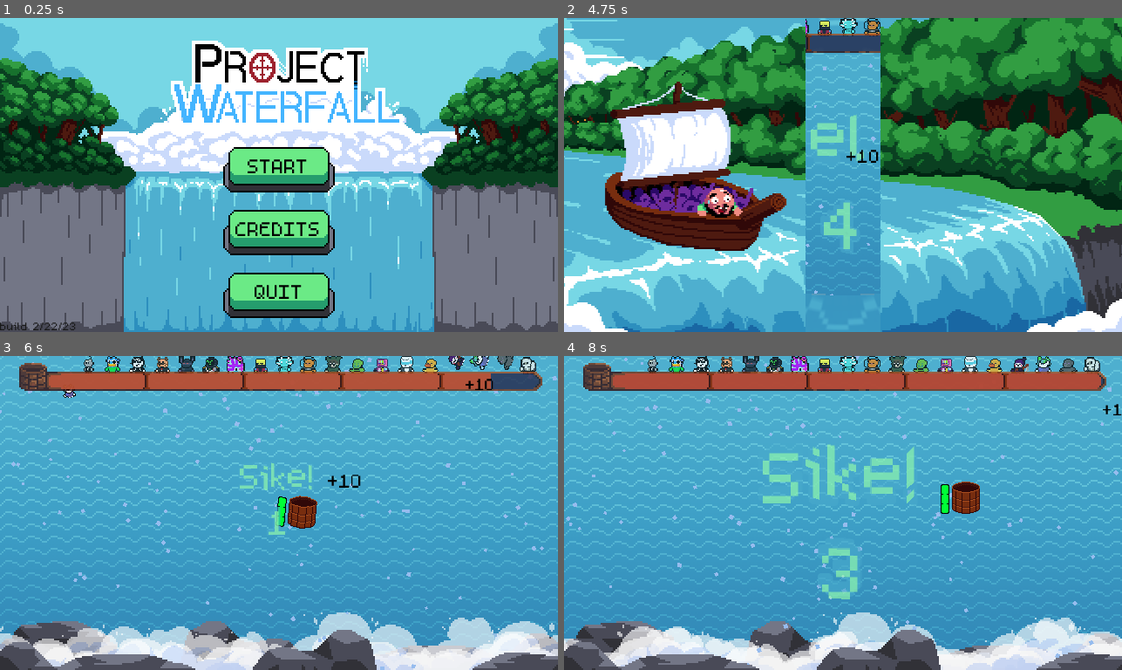
Above: before the commit, frames 1-4 (two rows, left to right).
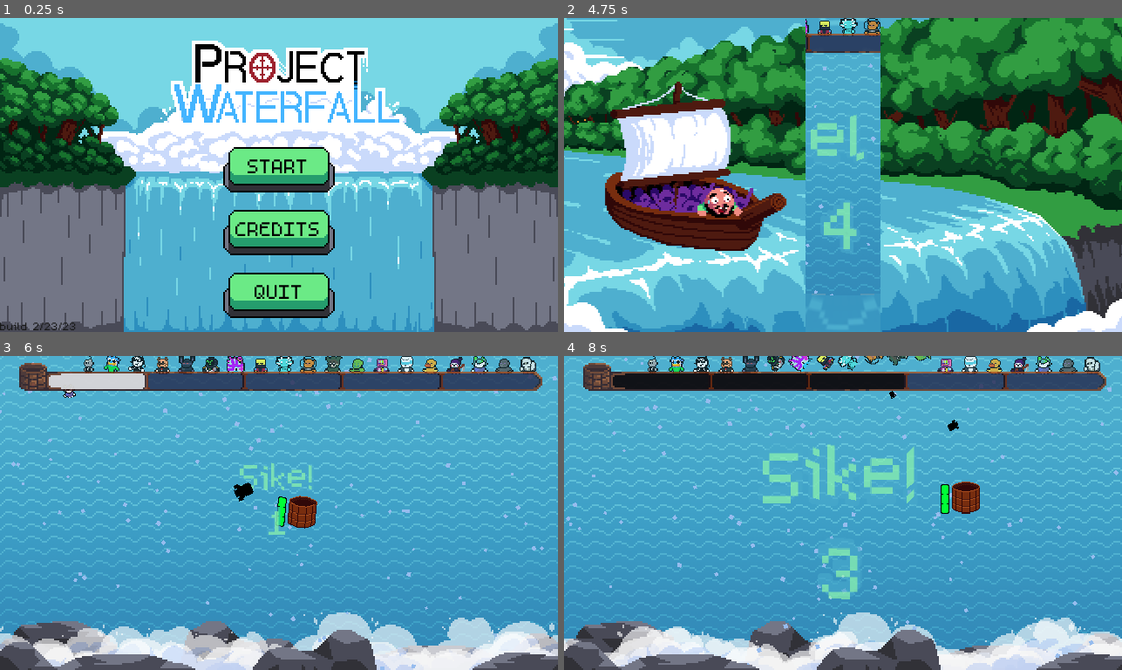
Above: after the commit, the same moments.

Repository: DissonantVoid/Project-Waterfall
Game: Godot game, scene res://scenes/game/menu.tscn
Same seed, same stepped clock (60 frames per second), same inputs: the game is played once before the commit and once after it. Sound files missing from this copy of the repository are replaced by a short silence.
Inputs (mouse positions are in pixels of both pictures, inside the frame that each line leads up to):
- Up to frame 1 (0.25 s): no input
- Up to frame 2 (4.75 s): click "START" at 0.5 s; tap Enter at 1.25 s; move the mouse to (965, 159) at 1.27 s; tap 1 at 1.35 s; tap Space at 1.52, 2.27, 3.77, 4.52 s; move the mouse to (731, 190) at 2.02 s; hold Escape (back) 2.03-2.78 s; tap 2 at 2.1 s; move the mouse to (898, 105) at 2.77 s; tap 3 at 2.85 s; move the mouse to (815, 237) at 3.52 s; tap 4 at 3.6 s; move the mouse to (1010, 222) at 4.27 s; hold Escape (back) from 4.28 s (still down); tap 5 at 4.35 s
- Up to frame 3 (6 s): keep holding Escape (back); move the mouse to (111, 465) at 5.02 s; tap 1 at 5.1 s; tap Space at 5.27 s; move the mouse to (306, 513) at 5.77 s; tap 2 at 5.85 s
- Up to frame 4 (8 s): move the mouse to (759, 434) at 6.52 s; release Escape (back) at 6.53 s; tap 3 at 6.6 s; tap Space at 6.77, 7.52 s; move the mouse to (965, 497) at 7.27 s; tap 4 at 7.35 s

The runs differ from the first frame. In frame 1, less than 0.1% of the frame differs, in the area x 9-11%, y 98-100%; in frame 2, less than 0.1%; in frame 3, 4.8%; in frame 4, 5.4%, in the area x 8-100%, y 0-50%.

Commit message:
various tweaks and bug fixes, more particles and more art
credits AddinSachen#6946  LavraSource#8007

Diff:
--- a/resources/godot/bad_vision_shader.tres
+++ b/resources/godot/bad_vision_shader.tres
@@ -7,9 +7,9 @@
 
 void fragment()
 {
-	vec4 noise_sample_1 = texture(noise_tex, UV + TIME*0.06);
+	vec4 noise_sample_1 = texture(noise_tex, UV + TIME*0.08);
 	vec4 noise_sample_2 = texture(noise_tex, UV - TIME*0.04);
-	vec2 final_uv = SCREEN_UV + vec2(noise_sample_2.r*0.1, 0) - + vec2(noise_sample_1.r*0.1, 0);
+	vec2 final_uv = SCREEN_UV + vec2(noise_sample_2.r*0.08, 0) - + vec2(noise_sample_1.r*0.08, 0);
 	COLOR = texture(SCREEN_TEXTURE, final_uv);
 }"
 
--- /dev/null
+++ b/resources/godot/generic_scaledown_curve.tres
@@ -0,0 +1,7 @@
+[gd_resource type="CurveTexture" load_steps=2 format=2]
+
+[sub_resource type="Curve" id=1]
+_data = [ Vector2( 0, 1 ), 0.0, 0.0, 0, 0, Vector2( 1, 0 ), -3.26985, 0.0, 0, 0 ]
+
+[resource]
+curve = SubResource( 1 )
--- a/scenes/game/characters_spawner.gd
+++ b/scenes/game/characters_spawner.gd
@@ -5,7 +5,7 @@
 
 const _character_scene : PackedScene = preload("res://scenes/objects/character.tscn")
 
-const _pulse_force : float = 420.0
+const _pulse_force : float = 380.0
 var _spawn_time : float
 var _parachute_chance : int
 
--- a/scenes/game/main.tscn
+++ b/scenes/game/main.tscn
@@ -1,10 +1,10 @@
 [gd_scene load_steps=54 format=2]
 
-[ext_resource path="res://resources/textures/bucketFront.png" type="Texture" id=1]
+[ext_resource path="res://resources/textures/bucket_front.png" type="Texture" id=1]
 [ext_resource path="res://scenes/game/main.gd" type="Script" id=2]
 [ext_resource path="res://scenes/objects/bucket.gd" type="Script" id=3]
 [ext_resource path="res://resources/textures/game background.png" type="Texture" id=4]
-[ext_resource path="res://resources/textures/bucketBack.png" type="Texture" id=5]
+[ext_resource path="res://resources/textures/bucket_back.png" type="Texture" id=5]
 [ext_resource path="res://resources/fonts/m5x7.ttf" type="DynamicFontData" id=6]
 [ext_resource path="res://scenes/objects/ui/ui.gd" type="Script" id=7]
 [ext_resource path="res://scenes/objects/spawners/weather_controller.gd" type="Script" id=8]
@@ -380,14 +380,17 @@
 
 [node name="Back" type="Sprite" parent="Bucket"]
 texture = ExtResource( 5 )
+region_enabled = true
+region_rect = Rect2( 64, 0, 32, 36 )
 
 [node name="Front" type="Sprite" parent="Bucket"]
-position = Vector2( 0, 1 )
+position = Vector2( 0, 3 )
 texture = ExtResource( 1 )
+region_enabled = true
+region_rect = Rect2( 64, 0, 32, 31 )
 
 [node name="Full" type="Sprite" parent="Bucket"]
 visible = false
-position = Vector2( 0, 1 )
 texture = ExtResource( 25 )
 region_enabled = true
 region_rect = Rect2( 0, 0, 32, 36 )
@@ -499,7 +502,7 @@
 
 [node name="Music" type="AudioStreamPlayer" parent="."]
 pause_mode = 2
-volume_db = 2.0
+volume_db = -5.0
 
 [connection signal="pressed" from="UI/Pause/ButtonMargin/Back" to="UI" method="_on_back_to_menu_pressed"]
 [connection signal="timeout" from="UI/Pause/UnpauseTimer" to="UI" method="_on_unpause_timer_timeout"]
--- a/scenes/game/menu.tscn
+++ b/scenes/game/menu.tscn
@@ -60,7 +60,7 @@
 size_flags_vertical = 8
 custom_colors/font_color = Color( 0.101961, 0.101961, 0.101961, 1 )
 custom_fonts/font = SubResource( 1 )
-text = "build 2/22/23"
+text = "build 2/23/23"
 
 [node name="Music" type="AudioStreamPlayer" parent="."]
 stream = ExtResource( 5 )
--- a/scenes/objects/bucket.gd
+++ b/scenes/objects/bucket.gd
@@ -73,17 +73,19 @@
 		tween.tween_property(_front_sprite, "modulate", color, _front_spr_fade_time)
 
 func _change_health(by_value : int):
-	if clamp(_current_health + by_value, 0, _max_health) == _current_health:
+	var clamped_value : int = clamp(_current_health + by_value, 0, _max_health)
+	if clamped_value == _current_health:
 		return
 
-	_current_health += by_value
+	_current_health = clamped_value
+
 	_health_bar.region_rect.position.x = _current_health * _health_bar.region_rect.size.x - _health_bar.region_rect.size.x
-
-	# change sprite
+	_front_sprite.region_rect.position.x = _current_health * _front_sprite.region_rect.size.x - _front_sprite.region_rect.size.x
+	_back_sprite.region_rect.position.x = _current_health * _back_sprite.region_rect.size.x - _back_sprite.region_rect.size.x
 
 func _on_detection_body_or_area_entered(object):
 	if object is HazardFallingRock || object is HazardBird:
-		object.queue_free()
+		object.destroy()
 		_change_health(-1)
 		LevelData.increment_stat("hazards hit", 1)
 
@@ -91,6 +93,7 @@
 			_front_sprite.visible = false
 			_back_sprite.visible = false
 			_health_bar.visible = false
+			_full_sprite.region_rect.position.x = 32
 			_full_sprite.visible = true
 			_full_sprite_animator.play("explode")
 			emit_signal("about_to_be_destroyed")
--- a/scenes/objects/character.gd
+++ b/scenes/objects/character.gd
@@ -60,6 +60,7 @@
 	if Utility.rng.randf_range(0, 100) < _parachute_chance:
 		_parachute_sprite.show()
 		_max_speed *= _parachute_slowdown_factor
+		linear_damp = 0.3
 
 func _physics_process(delta : float):
 	# speed limit
--- a/scenes/objects/hazards/hazard_bird.gd
+++ b/scenes/objects/hazards/hazard_bird.gd
@@ -8,7 +8,9 @@
 onready var _collider : CollisionShape2D = $CollisionShape2D
 onready var _warning_timer : Timer = $WarningTimer
 
-const _birds_sprite_count : int = 2 # the number of birds in the sprite sheet
+const _feathers_particles_scene : PackedScene = preload("res://scenes/objects/standalone_particles/feathers.tscn")
+
+const _birds_sprite_count : int = 3 # the number of birds in the sprite sheet
 const _birds_sprite_frames : int = 6 # number of frames in an animation
 const _birds_sprite_width : int = 48 # width of a single frame
 
@@ -56,6 +58,14 @@
 	_warning_timer.wait_time = warning_time
 	_warning_timer.start()
 
+func destroy():
+	var feathers_instance := _feathers_particles_scene.instance()
+	feathers_instance.global_position = global_position
+	feathers_instance.emitting = true
+	#feathers_instance.process_material
+	get_tree().current_scene.add_child(feathers_instance)
+	queue_free()
+
 func _process(delta : float):
 	if _is_moving:
 		global_position += _direction * _speed * delta * LevelData.time_factor
--- a/scenes/objects/hazards/hazard_bird.tscn
+++ b/scenes/objects/hazards/hazard_bird.tscn
@@ -18,9 +18,9 @@
 
 [node name="Sprite" type="Sprite" parent="."]
 texture = ExtResource( 1 )
-vframes = 2
+vframes = 3
 region_enabled = true
-region_rect = Rect2( 0, 0, 48, 64 )
+region_rect = Rect2( 0, 0, 48, 96 )
 
 [node name="AnimationTimer" type="Timer" parent="Sprite"]
 autostart = true
--- a/scenes/objects/hazards/hazard_falling_rock.gd
+++ b/scenes/objects/hazards/hazard_falling_rock.gd
@@ -2,6 +2,8 @@
 extends KinematicBody2D
 
 onready var _sprite : Sprite = $Sprite
+
+const _debris_particles_scene : PackedScene = preload("res://scenes/objects/standalone_particles/rock_debris.tscn")
 
 const _rock_width : int = 32
 var _fall_speed : float
@@ -24,5 +26,8 @@
 
 func destroy():
 	AudioManager.play_sound("rock_destroyed", false)
-	# particles here
+	var debris_instance := _debris_particles_scene.instance()
+	debris_instance.global_position = global_position
+	debris_instance.emitting = true
+	get_tree().current_scene.add_child(debris_instance)
 	queue_free()
--- a/scenes/objects/main_menu/dummy_bird.tscn
+++ b/scenes/objects/main_menu/dummy_bird.tscn
@@ -15,13 +15,14 @@
 "times": PoolRealArray( 0 ),
 "transitions": PoolRealArray( 1 ),
 "update": 0,
-"values": [ Rect2( 0, 0, 48, 64 ) ]
+"values": [ Rect2( 0, 0, 48, 92 ) ]
 }
 
 [sub_resource type="Animation" id=2]
 resource_name = "fly"
-length = 1.2
+length = 0.8
 loop = true
+step = 0.05
 tracks/0/type = "value"
 tracks/0/path = NodePath("Sprite:region_rect")
 tracks/0/interp = 1
@@ -29,10 +30,10 @@
 tracks/0/imported = false
 tracks/0/enabled = true
 tracks/0/keys = {
-"times": PoolRealArray( 0, 0.2, 0.4, 0.6, 0.8, 1 ),
+"times": PoolRealArray( 0, 0.15, 0.3, 0.45, 0.6, 0.75 ),
 "transitions": PoolRealArray( 1, 1, 1, 1, 1, 1 ),
 "update": 1,
-"values": [ Rect2( 0, 0, 48, 64 ), Rect2( 48, 0, 48, 64 ), Rect2( 96, 0, 48, 64 ), Rect2( 144, 0, 48, 64 ), Rect2( 192, 0, 48, 64 ), Rect2( 240, 0, 48, 64 ) ]
+"values": [ Rect2( 0, 0, 48, 96 ), Rect2( 48, 0, 48, 96 ), Rect2( 96, 0, 48, 96 ), Rect2( 144, 0, 48, 96 ), Rect2( 192, 0, 48, 96 ), Rect2( 240, 0, 48, 96 ) ]
 }
 
 [node name="DummyBird" type="Node2D"]
@@ -40,9 +41,9 @@
 
 [node name="Sprite" type="Sprite" parent="."]
 texture = ExtResource( 2 )
-vframes = 2
+vframes = 3
 region_enabled = true
-region_rect = Rect2( 0, 0, 48, 64 )
+region_rect = Rect2( 0, 0, 48, 92 )
 
 [node name="AnimationPlayer" type="AnimationPlayer" parent="."]
 autoplay = "fly"
--- a/scenes/objects/powerups/powerup_bad_vision.tscn
+++ b/scenes/objects/powerups/powerup_bad_vision.tscn
@@ -8,7 +8,7 @@
 script = ExtResource( 2 )
 
 [node name="LifeTimer" type="Timer" parent="." index="0"]
-wait_time = 6.4
+wait_time = 7.4
 one_shot = true
 autostart = true
 
--- a/scenes/objects/powerups/powerup_full_health.gd
+++ b/scenes/objects/powerups/powerup_full_health.gd
@@ -1,4 +1,6 @@
 extends "res://scenes/objects/powerups/powerup.gd"
+
+const _healing_particles_scene : PackedScene = preload("res://scenes/objects/standalone_particles/healing.tscn")
 
 
 # override
@@ -6,7 +8,10 @@
 	.powerup_start(request_callback)
 
 	request_callback.call_func("heal_full")
-	# TODO: do some animation or particles or something
+	var particles_instance := _healing_particles_scene.instance()
+	particles_instance.global_position = request_callback.call_func("global_position")
+	particles_instance.emitting = true
+	get_tree().current_scene.add_child(particles_instance)
 	emit_signal("finished", self)
 
 # override
--- a/scenes/objects/powerups/powerup_shield.gd
+++ b/scenes/objects/powerups/powerup_shield.gd
@@ -8,14 +8,18 @@
 #       I think it's something to do with _request_callback.call_func("global_position")
 #       returning a delayed position?
 
-onready var _sprite : Sprite = $Sprite
+onready var _inner_sprite : Sprite = $ShieldInner
+onready var _outer_sprite : Sprite = $ShieldOuter
 
-const _initial_expand_time : float = 0.6
+const _initial_expand_time : float = 0.4
 
 
 func _ready():
 	var tween : SceneTreeTween = get_tree().create_tween()
-	tween.tween_property(_sprite, "scale", Vector2.ONE, _initial_expand_time)\
+	tween.tween_property(_inner_sprite, "scale", Vector2.ONE, _initial_expand_time)\
+		.from(Vector2.ZERO)
+	tween.parallel()
+	tween.tween_property(_outer_sprite, "scale", Vector2.ONE, _initial_expand_time)\
 		.from(Vector2.ZERO)
 
 func _physics_process(delta : float):
@@ -31,5 +35,5 @@
 
 func _on_body_or_area_entered(object):
 	if object is HazardBird || object is HazardFallingRock:
-		object.queue_free()
+		object.destroy()
 		emit_signal("finished", self)
--- a/scenes/objects/powerups/powerup_shield.tscn
+++ b/scenes/objects/powerups/powerup_shield.tscn
@@ -10,11 +10,18 @@
 [node name="PowerupShield" instance=ExtResource( 1 )]
 script = ExtResource( 2 )
 
-[node name="Sprite" type="Sprite" parent="." index="0"]
-modulate = Color( 1, 1, 1, 0.784314 )
+[node name="ShieldInner" type="Sprite" parent="." index="0"]
 texture = ExtResource( 3 )
+region_enabled = true
+region_rect = Rect2( 64, 0, 64, 64 )
 
-[node name="Area2D" type="Area2D" parent="." index="1"]
+[node name="ShieldOuter" type="Sprite" parent="." index="1"]
+modulate = Color( 1, 1, 1, 0.470588 )
+texture = ExtResource( 3 )
+region_enabled = true
+region_rect = Rect2( 0, 0, 64, 64 )
+
+[node name="Area2D" type="Area2D" parent="." index="2"]
 monitorable = false
 priority = 10.0
 
--- /dev/null
+++ b/scenes/objects/standalone_particles/feathers.tscn
@@ -0,0 +1,37 @@
+[gd_scene load_steps=6 format=2]
+
+[ext_resource path="res://resources/godot/generic_scaledown_curve.tres" type="Texture" id=1]
+[ext_resource path="res://resources/textures/particles/bird particles.png" type="Texture" id=2]
+[ext_resource path="res://scenes/objects/standalone_particles/standalone_particles.gd" type="Script" id=3]
+
+[sub_resource type="CanvasItemMaterial" id=1]
+particles_animation = true
+particles_anim_h_frames = 1
+particles_anim_v_frames = 3
+particles_anim_loop = false
+
+[sub_resource type="ParticlesMaterial" id=2]
+flag_disable_z = true
+spread = 180.0
+gravity = Vector3( 0, 0, 0 )
+initial_velocity = 75.0
+initial_velocity_random = 1.0
+angular_velocity = 600.0
+angular_velocity_random = 1.0
+orbit_velocity = 0.0
+orbit_velocity_random = 0.0
+scale = 1.2
+scale_random = 1.0
+scale_curve = ExtResource( 1 )
+
+[node name="Feathers" type="Particles2D"]
+material = SubResource( 1 )
+emitting = false
+amount = 20
+lifetime = 1.8
+one_shot = true
+explosiveness = 1.0
+local_coords = false
+process_material = SubResource( 2 )
+texture = ExtResource( 2 )
+script = ExtResource( 3 )
--- /dev/null
+++ b/scenes/objects/standalone_particles/healing.tscn
@@ -0,0 +1,26 @@
+[gd_scene load_steps=5 format=2]
+
+[ext_resource path="res://scenes/objects/standalone_particles/standalone_particles.gd" type="Script" id=1]
+[ext_resource path="res://resources/textures/particles/healing particles.png" type="Texture" id=2]
+[ext_resource path="res://resources/godot/generic_scaledown_curve.tres" type="Texture" id=3]
+
+[sub_resource type="ParticlesMaterial" id=1]
+flag_disable_z = true
+spread = 180.0
+gravity = Vector3( 0, 0, 0 )
+initial_velocity = 40.0
+initial_velocity_random = 0.7
+orbit_velocity = 0.0
+orbit_velocity_random = 0.0
+scale_curve = ExtResource( 3 )
+
+[node name="Healing" type="Particles2D"]
+emitting = false
+amount = 20
+lifetime = 0.9
+one_shot = true
+explosiveness = 0.85
+local_coords = false
+process_material = SubResource( 1 )
+texture = ExtResource( 2 )
+script = ExtResource( 1 )
--- /dev/null
+++ b/scenes/objects/standalone_particles/rock_debris.tscn
@@ -0,0 +1,37 @@
+[gd_scene load_steps=6 format=2]
+
+[ext_resource path="res://scenes/objects/standalone_particles/standalone_particles.gd" type="Script" id=1]
+[ext_resource path="res://resources/godot/generic_scaledown_curve.tres" type="Texture" id=2]
+[ext_resource path="res://resources/textures/particles/rock particles.png" type="Texture" id=3]
+
+[sub_resource type="CanvasItemMaterial" id=2]
+particles_animation = true
+particles_anim_h_frames = 3
+particles_anim_v_frames = 1
+particles_anim_loop = false
+
+[sub_resource type="ParticlesMaterial" id=1]
+flag_disable_z = true
+spread = 180.0
+gravity = Vector3( 0, 0, 0 )
+initial_velocity = 100.0
+initial_velocity_random = 1.0
+angular_velocity = 100.0
+angular_velocity_random = 1.0
+orbit_velocity = 0.0
+orbit_velocity_random = 0.0
+scale_curve = ExtResource( 2 )
+anim_offset = 1.0
+anim_offset_random = 1.0
+
+[node name="RockDebris" type="Particles2D"]
+material = SubResource( 2 )
+emitting = false
+amount = 28
+lifetime = 1.9
+one_shot = true
+explosiveness = 1.0
+local_coords = false
+process_material = SubResource( 1 )
+texture = ExtResource( 3 )
+script = ExtResource( 1 )
--- /dev/null
+++ b/scenes/objects/standalone_particles/standalone_particles.gd
@@ -0,0 +1,10 @@
+extends Particles2D
+
+# for all particles that run independently and delete themselves once done
+# like death particles where parent no longer exists for example
+
+
+func _ready():
+	# credits: https://github.com/godotengine/godot-proposals/issues/649
+	var time : float = lifetime * (2 - explosiveness) / speed_scale
+	get_tree().create_timer(time).connect("timeout", self, "queue_free")
--- a/scenes/objects/ui/ui.gd
+++ b/scenes/objects/ui/ui.gd
@@ -12,8 +12,8 @@
 onready var _pulse_canvas : ColorRect = $PulseCanvas
 onready var _pulse_cooldown_timer : Timer = $PulseCooldownTimer
 
-const _point_tween_time : float = 0.8
-var _point_label_font : DynamicFont
+const _character_silhouette_texture : StreamTexture = preload("res://resources/textures/character_silhouette.png")
+const _point_tween_time : float = 0.7
 
 const _levelup_tween_time : float = 1.0
 const _levelup_show_time : float = 1.2
@@ -29,10 +29,6 @@
 
 func _ready():
 	_progress_bar.rect_pivot_offset = _progress_bar.rect_size / 2
-
-	_point_label_font = DynamicFont.new()
-	_point_label_font.size = 18
-	_point_label_font.font_data = preload("res://resources/fonts/m5x7.ttf")
 
 	_pulse_cooldown_timer.wait_time = _levelup_pulse_cooldown
 	_unpause_label_text = _unpause_label.text
@@ -53,23 +49,22 @@
 	_hud.visible = is_visible
 
 func increment_points(value : float, bucket_position : Vector2):
-	# animate a score point moving from bucket to UI
-	var label : Label = Label.new()
-	label.add_font_override("font", _point_label_font)
-	label.add_color_override("font_color", Color.black)
-	label.text = "+" + str(value)
-	# /2 because view is twice the screen size
-	label.rect_position = bucket_position / 2
-	add_child(label)
-	label.rect_pivot_offset = label.rect_size / 2
+	# animate a score character moving from bucket to UI
+	var sprite : TextureRect = TextureRect.new()
+	sprite.rect_scale = Vector2.ONE * 0.8
+	sprite.rect_position = bucket_position / 2
+	sprite.texture = _character_silhouette_texture
+	add_child(sprite)
+	sprite.rect_pivot_offset = sprite.rect_size / 2
 
 	var progress_bar_edge : Vector2 = _progress_bar.get_progress_edge_position()
 
 	var tween : SceneTreeTween = get_tree().create_tween()\
-		.set_ease(Tween.EASE_OUT).set_trans(Tween.TRANS_SINE).set_parallel(true)
-	tween.tween_property(label, "rect_position", progress_bar_edge, _point_tween_time)
-	tween.tween_property(label, "rect_scale", Vector2.ONE * 0.8, _point_tween_time)
-	tween.connect("finished", self, "_on_point_added", [label, value])
+		.set_parallel(true)
+	tween.tween_property(sprite, "rect_position", progress_bar_edge, _point_tween_time)
+	tween.tween_property(sprite, "rect_scale", Vector2.ONE * 0.2, _point_tween_time)
+	tween.tween_property(sprite, "rect_rotation", 360.0, _point_tween_time)
+	tween.connect("finished", self, "_on_point_added", [sprite, value])
 
 func decrement_points(value : float):
 	# ...
@@ -98,9 +93,8 @@
 func _on_back_to_menu_pressed():
 	SceneManager.change_scene("res://scenes/game/menu.tscn")
 
-func _on_point_added(label : Label, value : float):
-	label.queue_free()
-
+func _on_point_added(sprite : TextureRect, value : float):
+	sprite.queue_free()
 	_progress_bar.increment_value(value)
 
 func _on_unpause_timer_timeout():
Not shown, changed: plan/TODO.txt
Binary file changed: resources/textures/birds.png
Binary file changed: resources/textures/bucket.png
Binary file removed: resources/textures/bucketBack.png
Binary file removed: resources/textures/bucketFront.png
Binary file added: resources/textures/bucket_back.png
Not shown, added: resources/textures/bucket_back.png.import
Binary file added: resources/textures/bucket_front.png
Not shown, added: resources/textures/bucket_front.png.import
Binary file added: resources/textures/character_silhouette.png
Not shown, added: resources/textures/character_silhouette.png.import
Binary file added: resources/textures/particles/bird particles.png
(and 8 more such lines)
